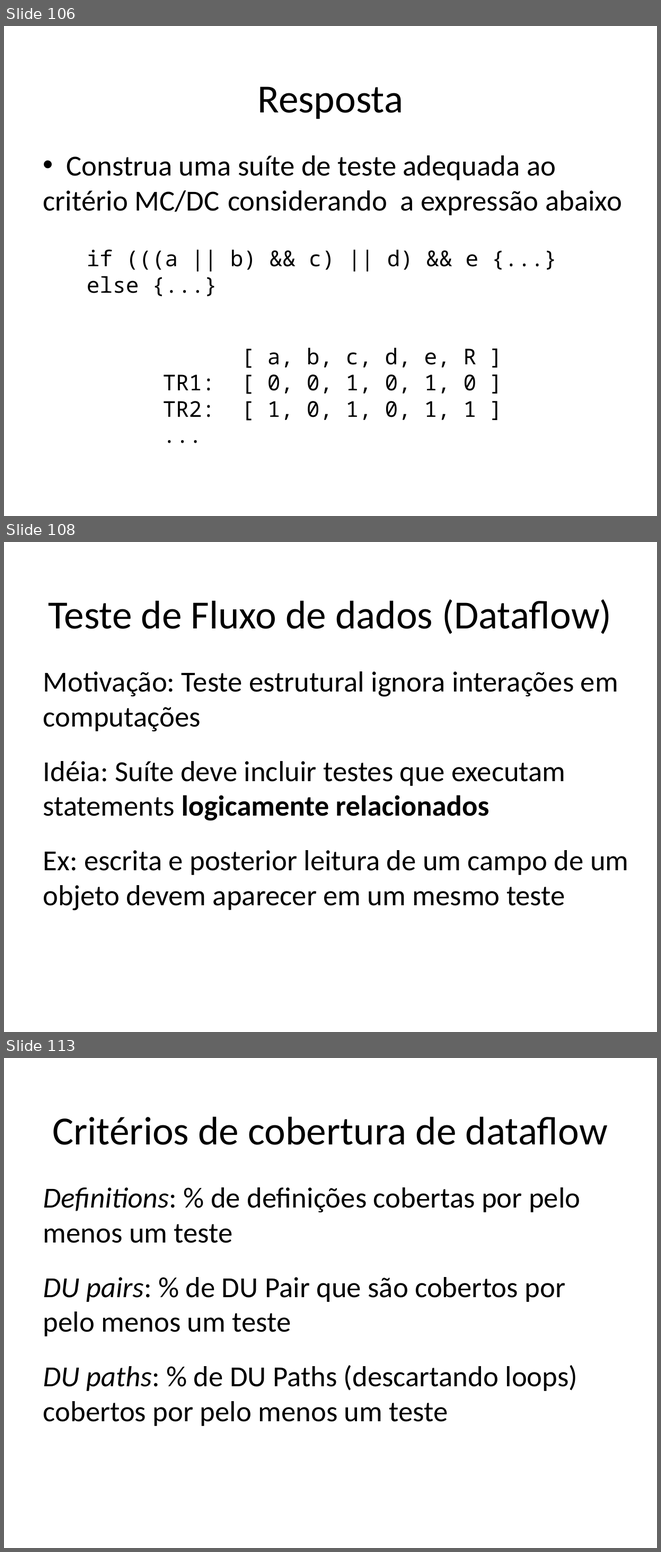
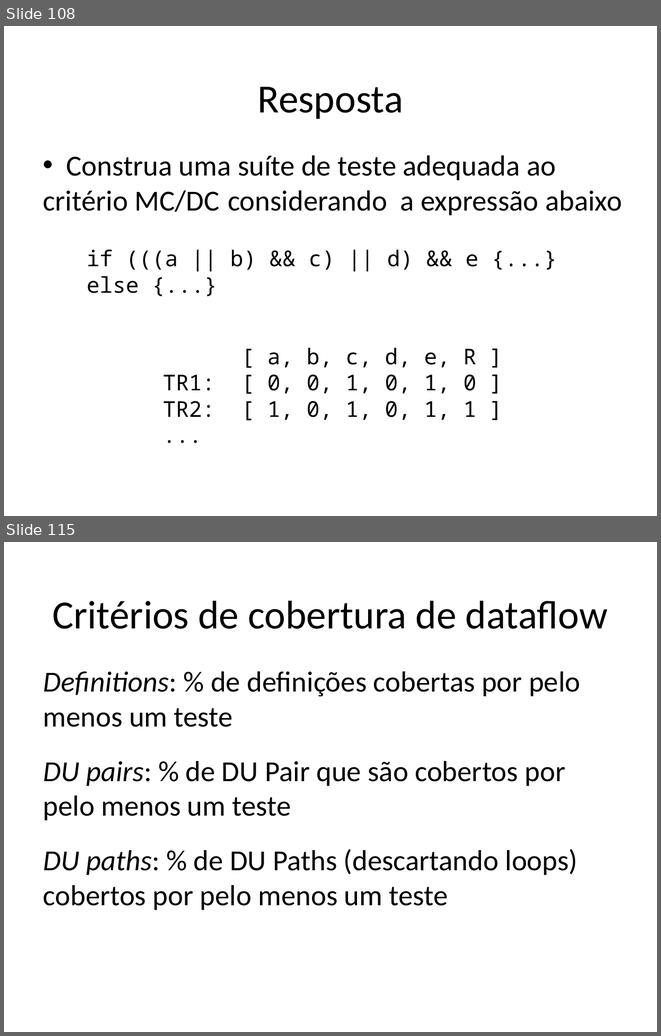
Before and after one commit to STAR-RG/testing-cin, a slide deck: slides.pptx. Shown one above the other, each under a label of ours: slides 106, 108 and 113 before the commit, slides 108 and 115 after it; the slides between them are not shown. The pictures are 661x1552 and 661x1036 pixels, drawn with LibreOffice and Linux fonts; fonts in the diff are those of the drawing. Boxes give left, top, right and bottom in pixels: in the first picture for what was removed or moved away, otherwise in the second. Text is boxed around its words. In the diff, an @@ line names an element or a change of style, - is before the commit and + after.

```diff
--- a/slides.pptx
+++ b/slides.pptx
@@ slide 108 removed at box(4, 542, 657, 1032), background #FFFFFF @@
@@ text removed at box(49, 599, 611, 634) @@
-Teste de Fluxo de dados (Dataflow)
@@ text removed at box(43, 671, 628, 910) @@
-Motivação: Teste estrutural ignora interações em computações
-Idéia: Suíte deve incluir testes que executam statements logicamente relacionados
-Ex: escrita e posterior leitura de um campo de um objeto devem aparecer em um mesmo teste
@@ what was slide 106 is now slide 108 @@
@@ what was slide 113 is now slide 115 @@
```
Also in this commit, not shown: 16 slides changed, 3 slides added.
